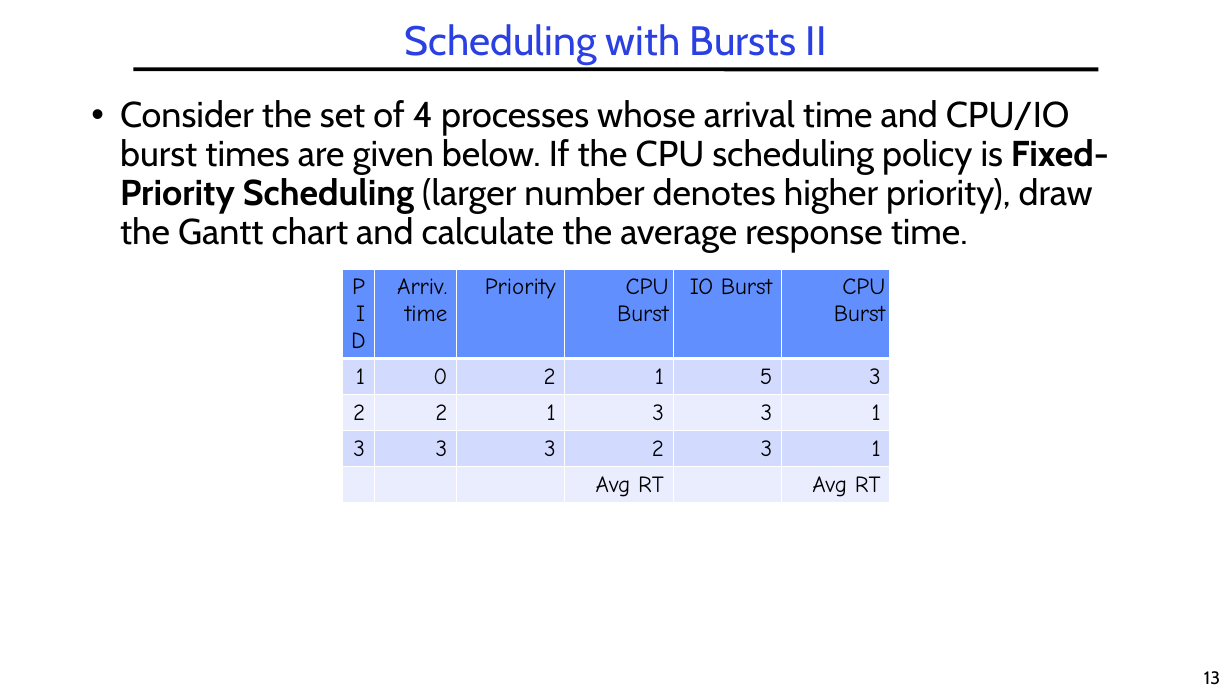
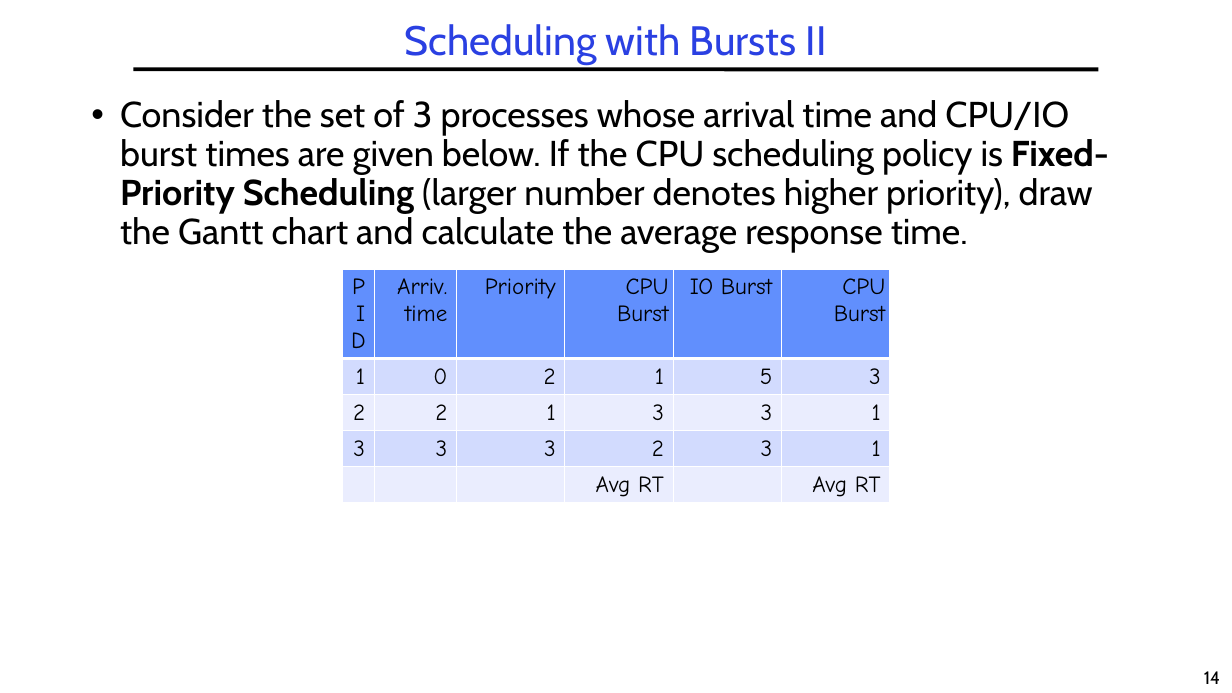
Before and after one commit to guhofstra/CSC256Fa25, a slide deck: slide 14 of PPTs/L5-Exercises ANS.pptx (slide 13 before the commit). Drawn at 1232x693 pixels with LibreOffice and Linux fonts; fonts in the diff are those of the drawing. Boxes give left, top, right and bottom in pixels: in the first picture for what was removed or moved away, otherwise in the second. Text is boxed around its words. In the diff, an @@ line names an element or a change of style, - is before the commit and + after.

```diff
--- a/PPTs/L5-Exercises ANS.pptx
+++ b/PPTs/L5-Exercises ANS.pptx
@@ text at [120,100,1109,253]: text changed @@
-• Consider the set of 4 processes whose arrival time and CPU/IO burst times are given below. If the CPU scheduling policy is Fixed-Priority Scheduling (larger number denotes higher priority), draw the Gantt chart and calculate the average response time.
+• Consider the set of 3 processes whose arrival time and CPU/IO burst times are given below. If the CPU scheduling policy is Fixed-Priority Scheduling (larger number denotes higher priority), draw the Gantt chart and calculate the average response time.
@@ page number at [1204,671,1220,684]: text changed @@
-13
+14
```
Also in this commit, not shown: 7 other slides changed, 1 slide added, 3 other files.
